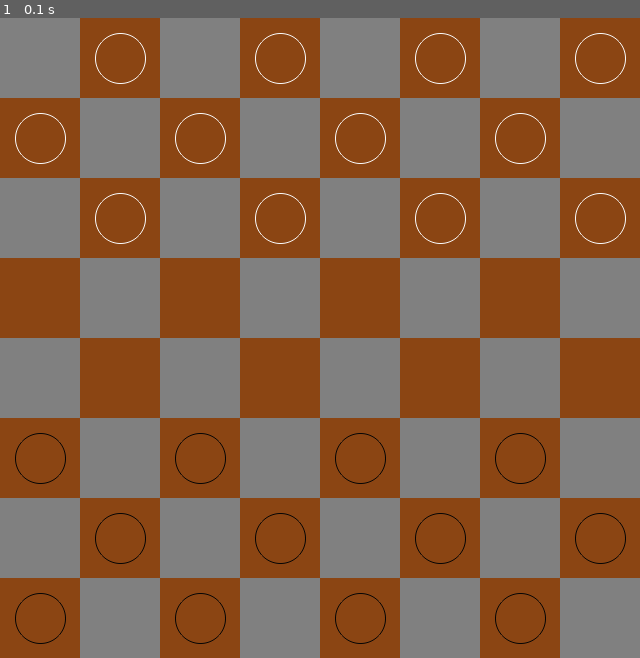
Above: before the commit, frame 1.
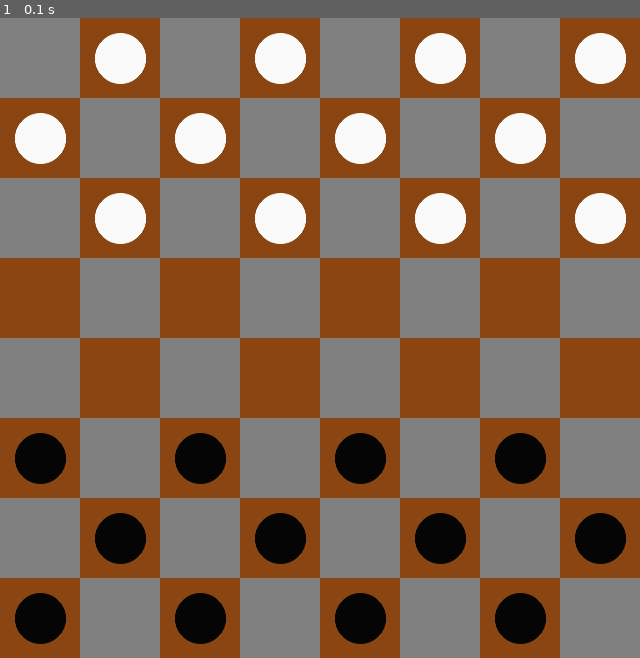
Above: after the commit, the same moment.

Repository: shykiu77/Pygame
Game: pygame game, started from Checkers/Checkers.py
Two runs of this game, one before a commit and one after it. Both use one fixed random seed, a clock stepped at 60 frames per second and the inputs below.
Inputs:
- Up to frame 1 (0.1 s): no input

The runs differ from the first frame. In frame 1, 11% of the frame differs, in the area x 2-98%, y 2-98%.

Commit message:
Fixed some bugs, implemented click detection.

Diff:
--- a/Checkers/Checkers.py
+++ b/Checkers/Checkers.py
@@ -27,43 +27,49 @@
             pygame.draw.rect(DISPLAYSURF,BROWN if (i+j)%2 !=0 else GREY,Rect)
 
 def DrawPieces(board,DISPLAYSURF):
-    for i in range(0,8):
-        for j in range(0,8):
-            if board[i][j] != None:
+    for x in range(0,8):
+        for y in range(0,8):
+            if board[x][y] != None:
                 #pygame.draw.circle(DISPLAYSURF,board[i][j],(j*TILEWIDTH + (int) (TILEWIDTH/2),i*TILEHEIGHT+ (int)(TILEHEIGHT/2)),25)
-                pygame.gfxdraw.aacircle(DISPLAYSURF,j*TILEWIDTH + (int) (TILEWIDTH/2),i*TILEHEIGHT+ (int)(TILEHEIGHT/2),25,board[i][j])
-                #pygame.gfxdraw.filled_circle(DISPLAYSURF,j*TILEWIDTH + (int) (TILEWIDTH/2),i*TILEHEIGHT+ (int)(TILEHEIGHT/2),25,board[i][j])
+                pygame.gfxdraw.aacircle(DISPLAYSURF,x*TILEWIDTH + (int) (TILEWIDTH/2),y*TILEHEIGHT+ (int)(TILEHEIGHT/2),25,board[x][y])
+                pygame.gfxdraw.filled_circle(DISPLAYSURF,x*TILEWIDTH + (int) (TILEWIDTH/2),y*TILEHEIGHT+ (int)(TILEHEIGHT/2),25,board[x][y])
+
+def getTilePos(mousexy):
+    return ((int)(mousexy[0]/TILEWIDTH),(int)(mousexy[1]/TILEHEIGHT))
 
 def main():
     DISPLAYSURF.fill(WHITE)
     DrawTiles(DISPLAYSURF)
     board = []
     for i in range(0,8):
-        line = []
+        column = []
         for j in range(0,8):
-            if i <= 2 and (i+j)%2 != 0:
-                line.append(WHITE)
-            elif i >= WINDOWNWIDTH/TILEWIDTH - 3 and (i+j)%2 != 0:
-                line.append(BLACK)
+            if j <= 2 and (i+j)%2 != 0:
+                column.append(WHITE)
+            elif j >= WINDOWNWIDTH/TILEWIDTH - 3 and (i+j)%2 != 0:
+                column.append(BLACK)
             else:
-                line.append(None)
-        board.append(line)
+                column.append(None)
+        board.append(column)
 
     DrawPieces(board,DISPLAYSURF)
 
     pygame.display.update()
-    mousex = 0
-    mousey = 0
-
-
+    moving_piece = (None,None)
+    moving = False
     while True:
         for event in pygame.event.get():
-            if event.type == MOUSEMOTION:
-                mousex,mousey = event.pos
-
             if event.type == QUIT:
                 pygame.quit()
                 sys.exit()
+            elif event.type == MOUSEBUTTONUP:
+                click_location = getTilePos(event.pos)
+                if board[click_location[0]][click_location[1]] != None:
+                    moving_piece = click_location
+                    moving = True
+                elif moving == True:
+                    removame = None
+
         pygame.display.update()
         FPSCLOCK.tick(FPS)
 
